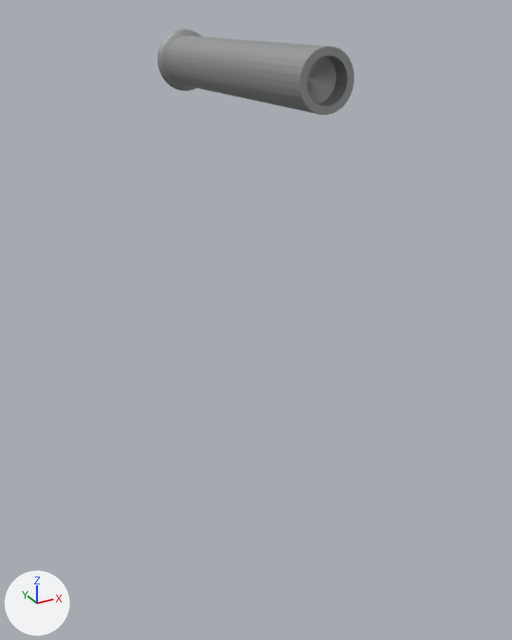
Two versions of the OBJ model assets/real_psm/high_res/tool yaw link.OBJ, one commit apart.
Before and after are seen from a 50 mm lens placed at (-0.00639, -0.01223, 0.00101), pointed at (0.00021, -0.00023, -0.00499). The axes (+X, +Y, +Z) are drawn at lower left. The lights are the same throughout. Where no turn or scale is listed for an object, it has been applied to the vertices. Vertices at the same position are counted once.

Names of what the first picture shows: '/ambf/env/psm2/tool_yaw_link_tool_yaw_link_Shape_IndexedFaceSet.002'.
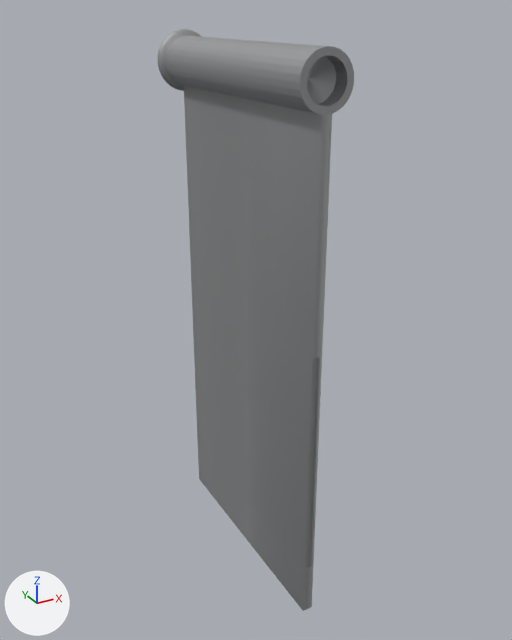
Changed parts and their boxes (x1, y1, x2, y2) in the pictures (512 x 640 px):
'/ambf/env/psm2/tool_yaw_link_tool_yaw_link_Shape_IndexedFaceSet.002', reshaped (570% taller): before (158, 29, 354, 115); after (158, 29, 354, 611)
part 1 of me_ambf_env_psm2_tool_yaw_link_tool_yaw_link_shape_indexedfaceset_002, built on: after (184, 87, 332, 611)

The change, as a list of edits to the scene's bpy script:
```text
Change me_ambf_env_psm2_tool_yaw_link_tool_yaw_link_shape_indexedfaceset_002:
    used by ob_ambf_env_psm2_tool_yaw_link_tool_yaw_link_shape_indexedfaceset_002; location = (0.0, 0.0, 0.0)
    remove me_ambf_env_psm2_tool_yaw_link_tool_yaw_link_shape_indexedfaceset_002.from_pydata(...)  # 751 vertices, 1498 faces; spans x -0.00061..0.00062, y -0.00285..0.00261, z -0.00062..0.00061
    add me_ambf_env_psm2_tool_yaw_link_tool_yaw_link_shape_indexedfaceset_002.from_pydata(...)  # 786 vertices, 1538 faces; spans x -0.00061..0.00062, y -0.00285..0.00261, z -0.01061..0.00061
    me_ambf_env_psm2_tool_yaw_link_tool_yaw_link_shape_indexedfaceset_002 part 1
    4 faces are deleted
    6 new vertices lie (0.0, 0.0, -0.00141) away from vertices in x -0.00011..0.00011, y -0.00285..0.00238, z -0.00049..-0.00048
    6 new vertices lie (0.0, 0.0, -0.00278) away from vertices in x -0.00011..0.00011, y -0.00285..0.00238, z -0.0019..-0.00189
    6 new vertices lie (0.0, 0.0, -0.00191) away from vertices in x -0.00011..0.00011, y -0.00285..0.00238, z -0.00468..-0.00467
    6 new vertices lie (0.0, 0.0, -0.00287) away from vertices in x -0.00011..0.00011, y -0.00285..0.00238, z -0.00659..-0.00658
    6 new vertices lie (0.0, 0.0, -0.00115) away from vertices in x -0.00011..0.00011, y -0.00285..0.00238, z -0.00946..-0.00945
    5 new vertices lie (0.0001, 0.0, -0.00001) away from vertices in x -0.0001, y 0.00238, z -0.0106..-0.00189
    44 new faces join them
```
